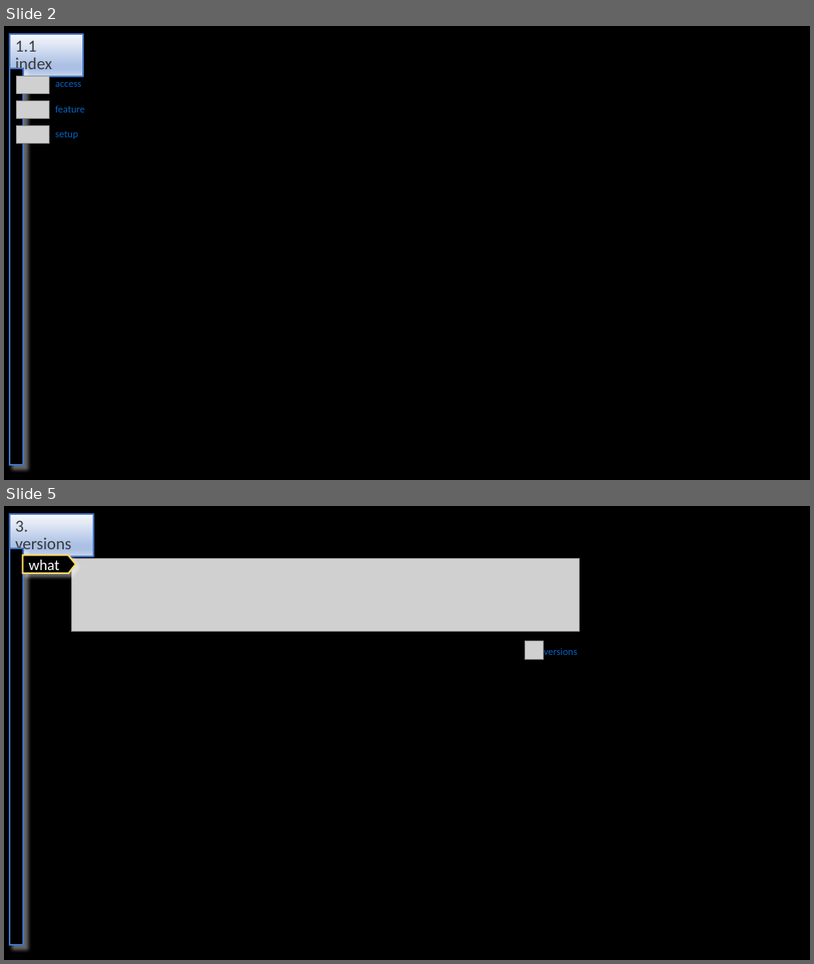
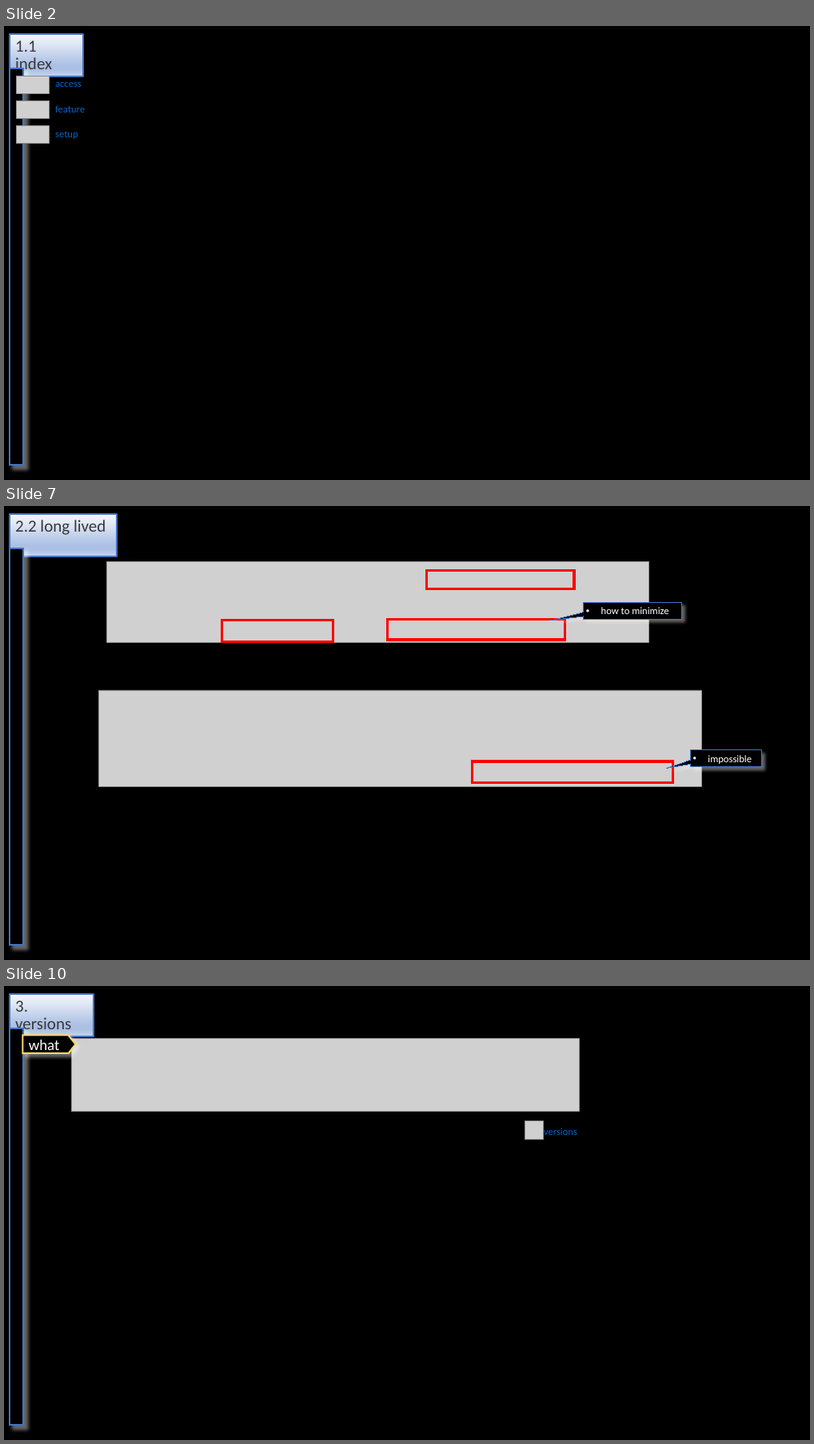
Before and after one commit to 1010836/portfolio, a slide deck: git/git.odp. Shown one above the other, each under a label of ours: slides 2 and 5 before the commit, slides 2, 7 and 10 after it; the slides between them are not shown. The pictures are 814x964 and 814x1444 pixels, drawn with LibreOffice and Linux fonts; fonts in the diff are those of the drawing; grey boxes stand for pictures. Boxes give left, top, right and bottom in pixels: in the first picture for what was removed or moved away, otherwise in the second. Text is boxed around its words. In the diff, an @@ line names an element or a change of style, - is before the commit and + after.

```diff
--- a/git/git.odp
+++ b/git/git.odp
@@ slide 7 added at [4, 506, 810, 960], background #000000 @@
@@ title added at [10, 515, 117, 557], fill gradient #F6F8FC to #ABC0E4 to #C7D5ED, outline #4472C4 2.01 pt, 20 pt, text #3B3838 @@
+2.2 long lived
@@ rectangle added at [10, 548, 23, 944], fill #000000, outline #4472C4 2.01 pt @@
@@ picture added at [106, 561, 649, 642] @@
@@ rectangle added at [427, 571, 575, 589], outline #FF0000 3 pt @@
@@ rectangle added at [222, 620, 334, 641], outline #FF0000 3 pt @@
@@ rectangle added at [387, 620, 566, 640], outline #FF0000 3 pt @@
@@ speech box added at [584, 602, 682, 619], fill #000000, outline #4472C4 0 pt, 12 pt, text #FFFFFF @@
+• how to minimize
@@ picture added at [99, 690, 702, 786] @@
@@ rectangle added at [473, 761, 674, 783], outline #FF0000 3 pt @@
@@ speech box added at [691, 750, 762, 767], fill #000000, outline #4472C4 0 pt, 12 pt, text #FFFFFF @@
+• impossible
@@ what was slide 5 is now slide 10 @@
```
Also in this commit, not shown: 3 slides changed, 6 other slides added, 1 slide removed, 3 other files.
